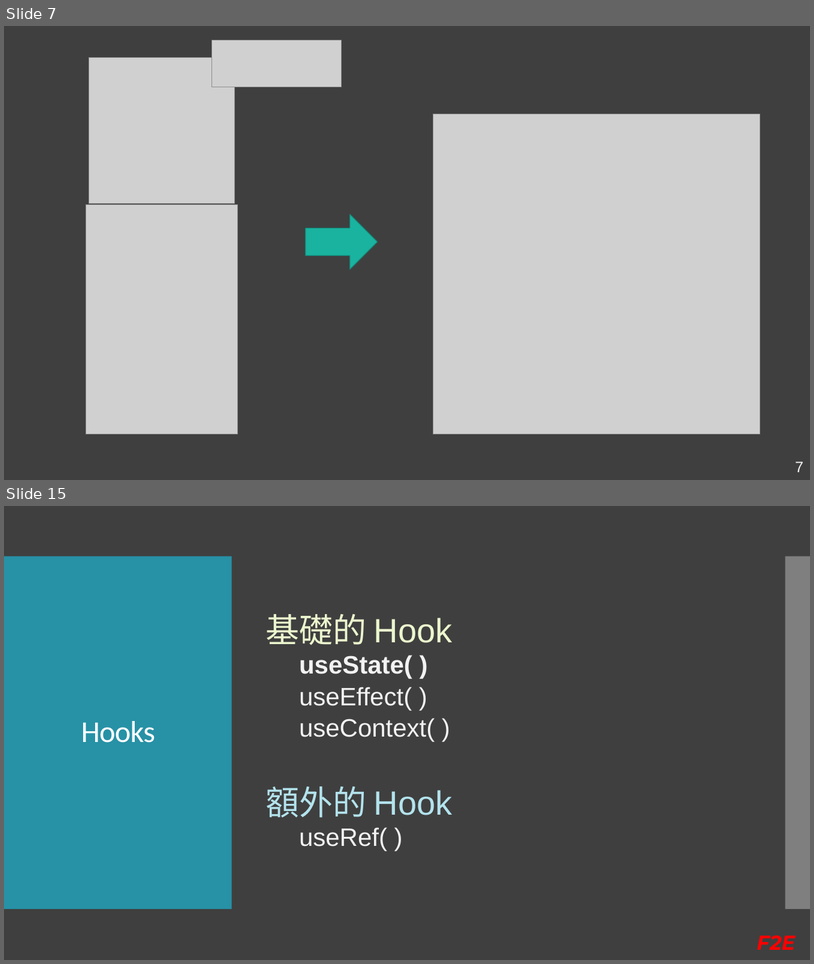
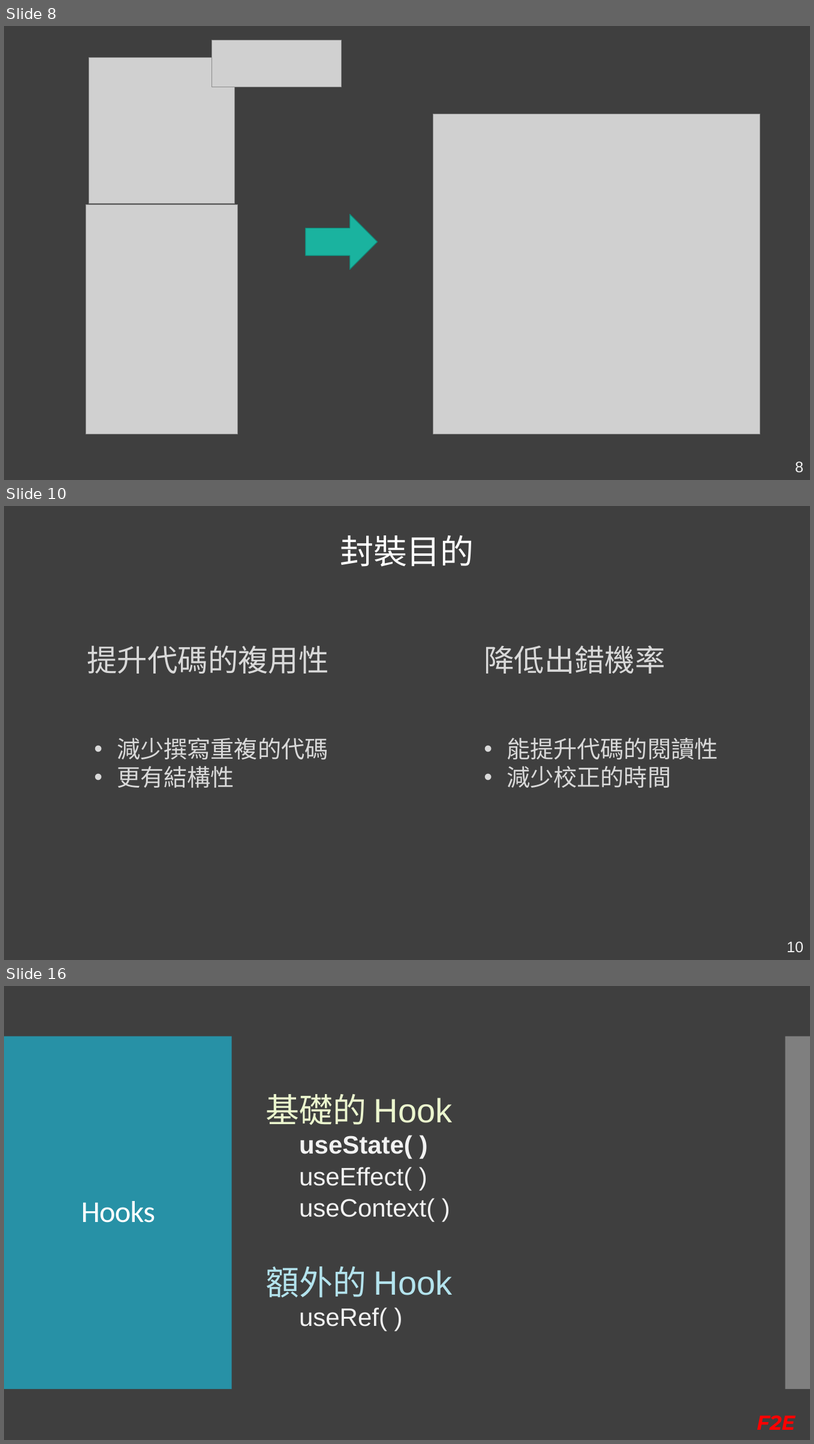
Before and after one commit to Kader-coder/React-Hooks, a slide deck: PPT/React Hooks &.pptx. Shown one above the other, each under a label of ours: slides 7 and 15 before the commit, slides 8, 10 and 16 after it; the slides between them are not shown. The pictures are 814x964 and 814x1444 pixels, drawn with LibreOffice and Linux fonts; fonts in the diff are those of the drawing; grey boxes stand for pictures. Boxes give left, top, right and bottom in pixels: in the first picture for what was removed or moved away, otherwise in the second. Text is boxed around its words. In the diff, an @@ line names an element or a change of style, - is before the commit and + after.

```diff
--- a/PPT/React Hooks &.pptx
+++ b/PPT/React Hooks &.pptx
@@ slide 10 added at (4, 506, 810, 960), background #3F3F3F @@
@@ text added at (340, 535, 474, 567), 40 pt, text #FFFFFF @@
+封裝目的
@@ text added at (87, 645, 329, 673), 36 pt, text #D9D9D9 @@
+提升代碼的複用性
@@ text added at (484, 645, 665, 673), 36 pt, text #D9D9D9 @@
+降低出錯機率
@@ text added at (117, 738, 328, 787), 28 pt, text #D9D9D9 @@
+• 減少撰寫重複的代碼
+• 更有結構性
@@ text added at (507, 738, 718, 787), 28 pt, text #D9D9D9 @@
+• 能提升代碼的閱讀性
+• 減少校正的時間
@@ page number added at (787, 941, 804, 952), 18 pt, text #F2F2F2 @@
+10
@@ what was slide 7 is now slide 8 @@
@@ page number at (795, 461, 804, 472): text changed @@
-7
+8
@@ what was slide 15 is now slide 16 @@
```
Also in this commit, not shown: 6 slides changed, 5 other slides added, 5 slides removed, 1 other file.
